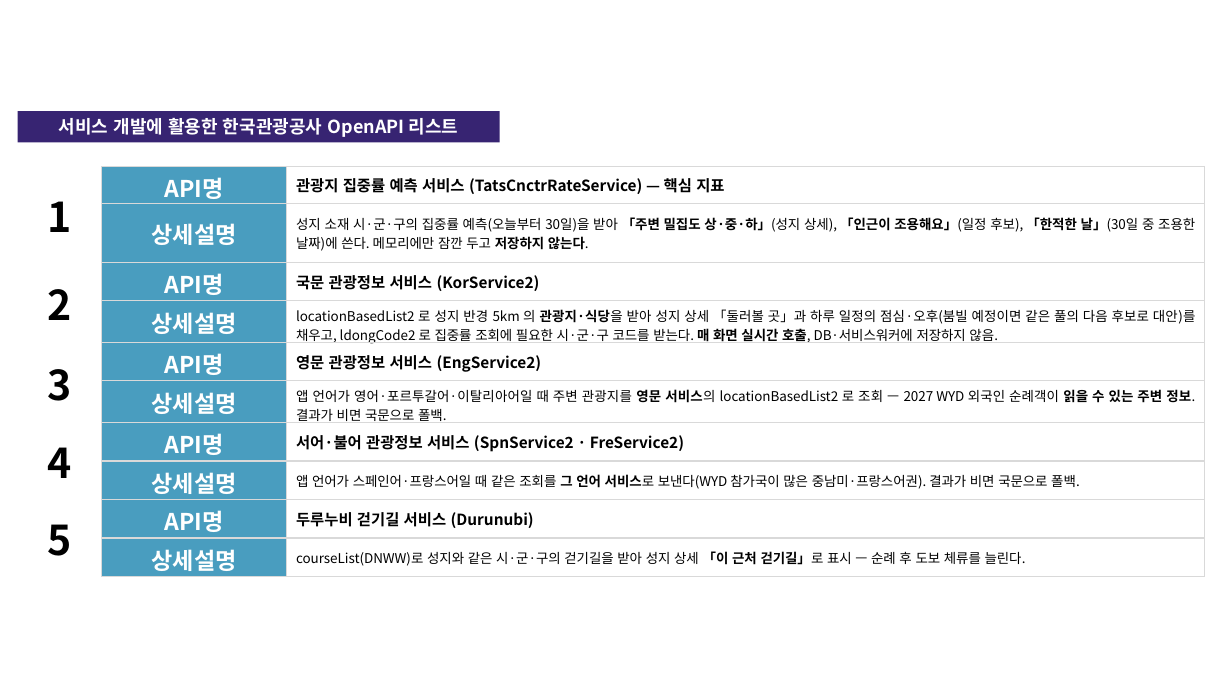
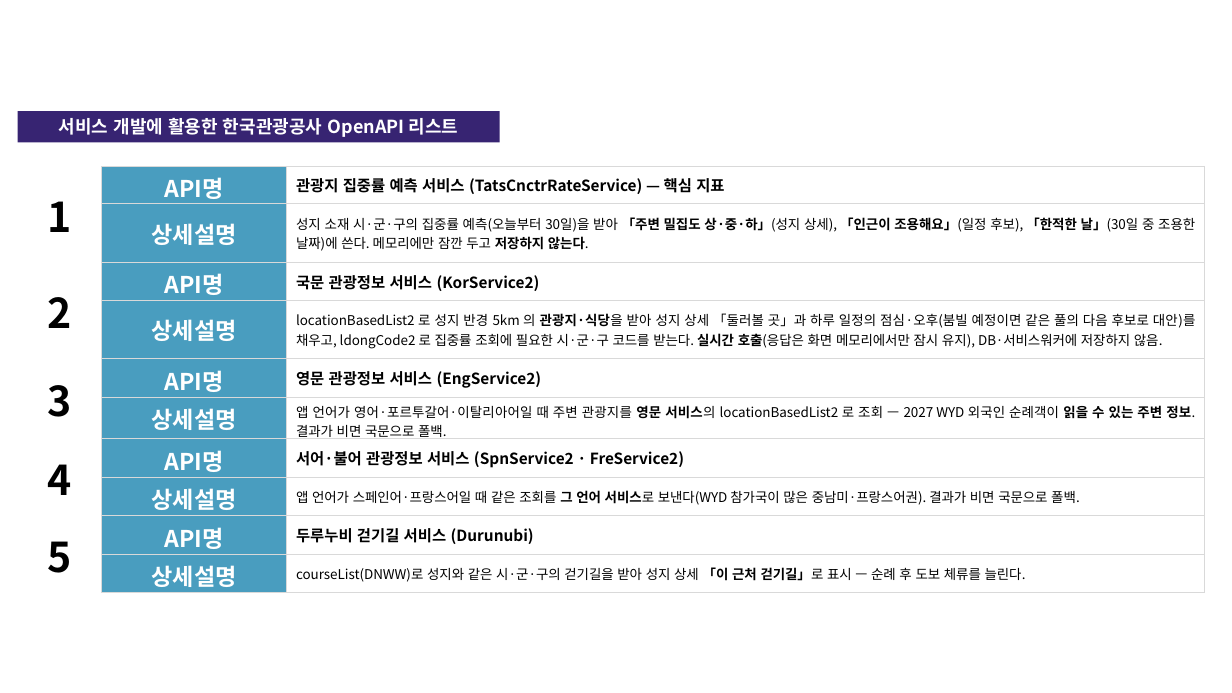
Before and after one commit to linkcontent7-huisun/visitholykorea, a slide deck: slide 10 of docs/10-product/공모전/원본-공모전제출/기능설명서_2026-09-21.pptx. Drawn at 1232x693 pixels with LibreOffice and Linux fonts; fonts in the diff are those of the drawing; background and template pictures are left out. Boxes give left, top, right and bottom in pixels: in the first picture for what was removed or moved away, otherwise in the second. Text is boxed around its words. In the diff, an @@ line names an element or a change of style, - is before the commit and + after.

```diff
--- a/docs/10-product/공모전/원본-공모전제출/기능설명서_2026-09-21.pptx
+++ b/docs/10-product/공모전/원본-공모전제출/기능설명서_2026-09-21.pptx
@@ table at (18,166,1205,591) @@
-row 4, column 3: locationBasedList2 로 성지 반경 5km 의 관광지·식당을 받아 성지 상세 「둘러볼 곳」과 하루 일정의 점심·오후(붐빌 예정이면 같은 풀의 다음 후보로 대안)를 채우고, ldongCode2 로 집중률 조회에 필요한 시·군·구 코드를 받는다. 매 화면 실시간 호출, DB·서비스워커에 저장하지 않음.
+row 4, column 3: locationBasedList2 로 성지 반경 5km 의 관광지·식당을 받아 성지 상세 「둘러볼 곳」과 하루 일정의 점심·오후(붐빌 예정이면 같은 풀의 다음 후보로 대안)를 채우고, ldongCode2 로 집중률 조회에 필요한 시·군·구 코드를 받는다. 실시간 호출(응답은 화면 메모리에서만 잠시 유지), DB·서비스워커에 저장하지 않음.
```
Also in this commit, not shown: 2 other slides changed, 3 other files.
